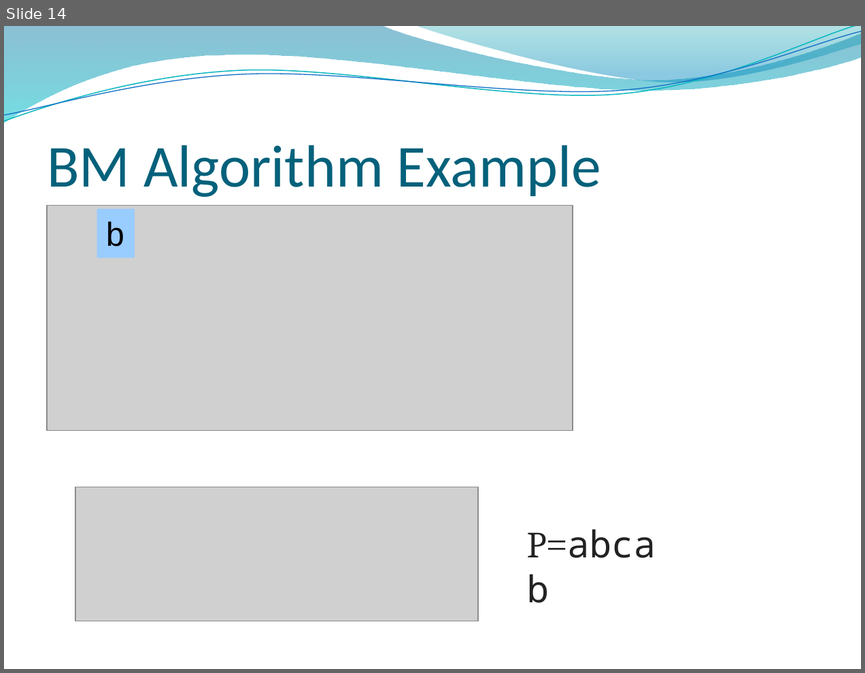
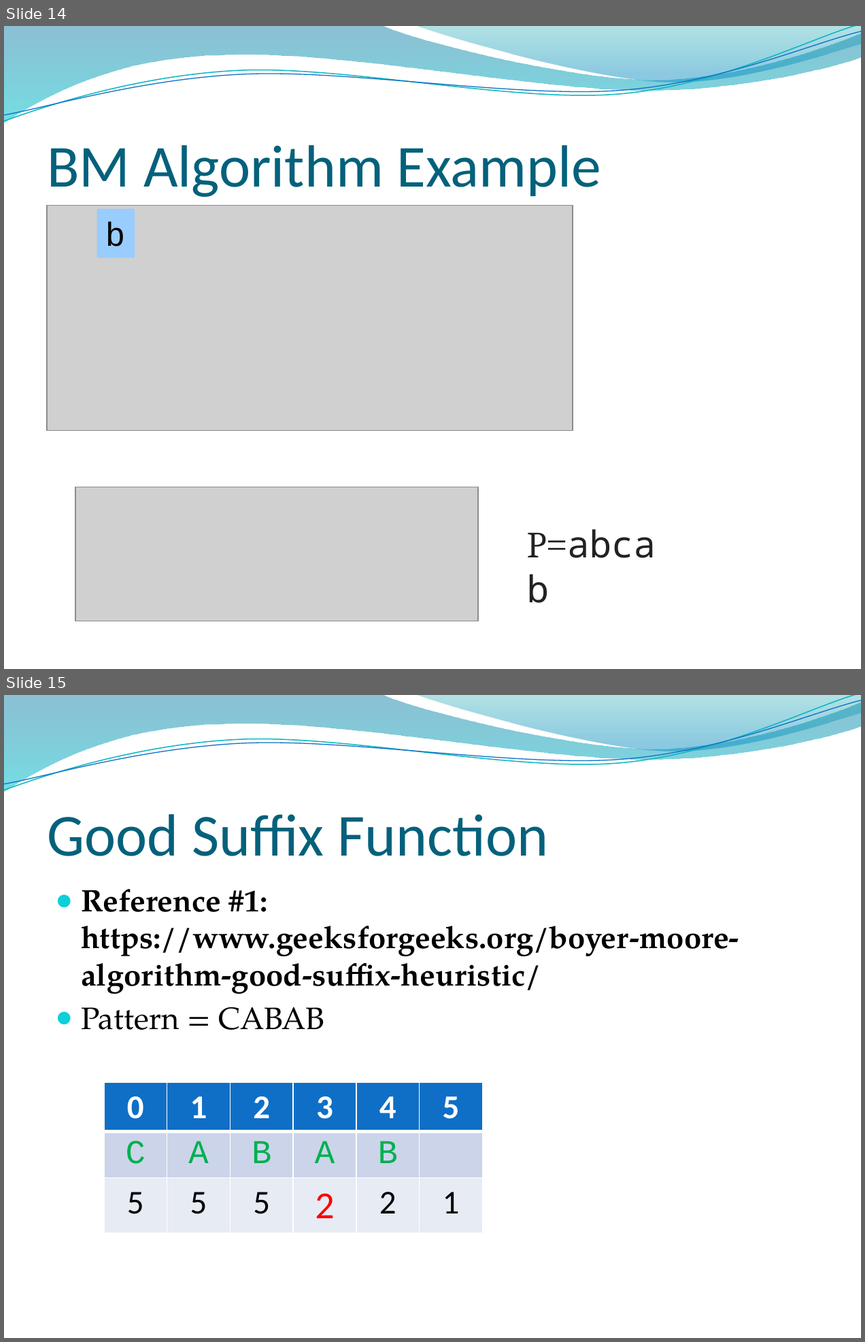
Before and after one commit to kapsitis/linen-tracer-682, a slide deck: discrete-bin/slides/discrete-week14-string-search.pptx. Shown one above the other, each under a label of ours: slide 14 before the commit, slides 14 and 15 after it. The pictures are 865x673 and 865x1342 pixels, drawn with LibreOffice and Linux fonts; fonts in the diff are those of the drawing; grey boxes stand for pictures; background and template pictures are left out. Boxes give left, top, right and bottom in pixels: in the first picture for what was removed or moved away, otherwise in the second. Text is boxed around its words. In the diff, an @@ line names an element or a change of style, - is before the commit and + after.

```diff
--- a/discrete-bin/slides/discrete-week14-string-search.pptx
+++ b/discrete-bin/slides/discrete-week14-string-search.pptx
@@ slide 15 added at bbox=[4, 695, 861, 1338], background picture (left out); not listed: 4 template elements that a slide beside it also shows @@
@@ title added at bbox=[47, 814, 548, 856], 50 pt, text #04617B @@
+Good Suffix Function
@@ text added at bbox=[81, 889, 739, 1030], 26 pt, text #000000, bold @@
+● Reference #1: https://www.geeksforgeeks.org/boyer-moore-algorithm-good-suffix-heuristic/
+● Pattern = CABAB
@@ table added at bbox=[104, 1083, 485, 1234], 3 rows, 6 columns @@
+0 | 1 | 2 | 3 | 4 | 5
+C | A | B | A | B | 
+5 | 5 | 5 | 2 | 2 | 1
```
Also in this commit, not shown: 8 other slides added, 28 other files.
